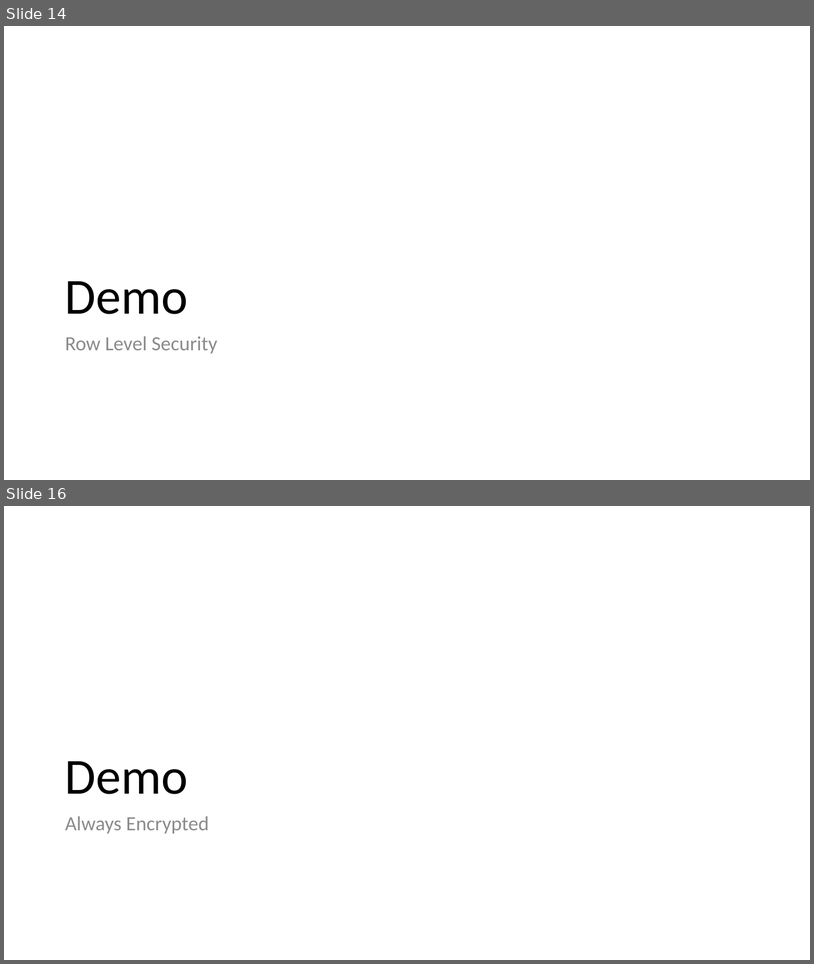
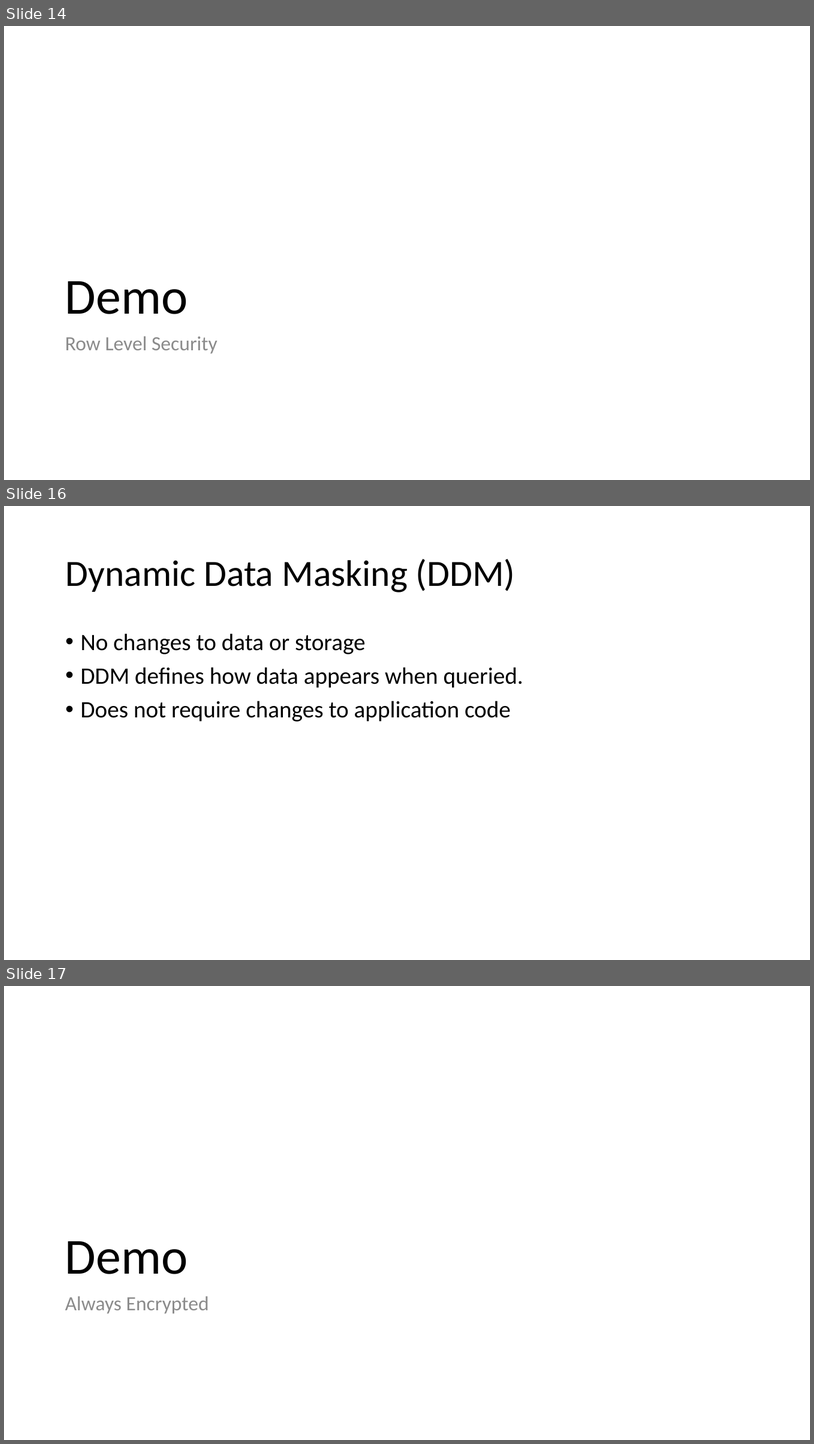
Before and after one commit to way0utwest/EndtoEndEncryptedSQL2016, a slide deck: end to end encryption with SQL 2016.pptx. Shown one above the other, each under a label of ours: slides 14 and 16 before the commit, slides 14, 16 and 17 after it; the slides between them are not shown. The pictures are 814x964 and 814x1444 pixels, drawn with LibreOffice and Linux fonts; fonts in the diff are those of the drawing. Boxes give left, top, right and bottom in pixels: in the first picture for what was removed or moved away, otherwise in the second. Text is boxed around its words. In the diff, an @@ line names an element or a change of style, - is before the commit and + after.

```diff
--- a/end to end encryption with SQL 2016.pptx
+++ b/end to end encryption with SQL 2016.pptx
@@ slide 16 added at (x1=4, y1=506, x2=810, y2=960), background #FFFFFF @@
@@ title added at (x1=65, y1=559, x2=516, y2=592), 44 pt, text #000000 @@
+Dynamic Data Masking (DDM)
@@ text added at (x1=81, y1=633, x2=524, y2=721), 28 pt, text #000000 @@
+• No changes to data or storage
+• DDM defines how data appears when queried.
+• Does not require changes to application code
@@ what was slide 16 is now slide 17 @@
```
Also in this commit, not shown: 1 slide changed, 3 other slides added, 5 other files.
